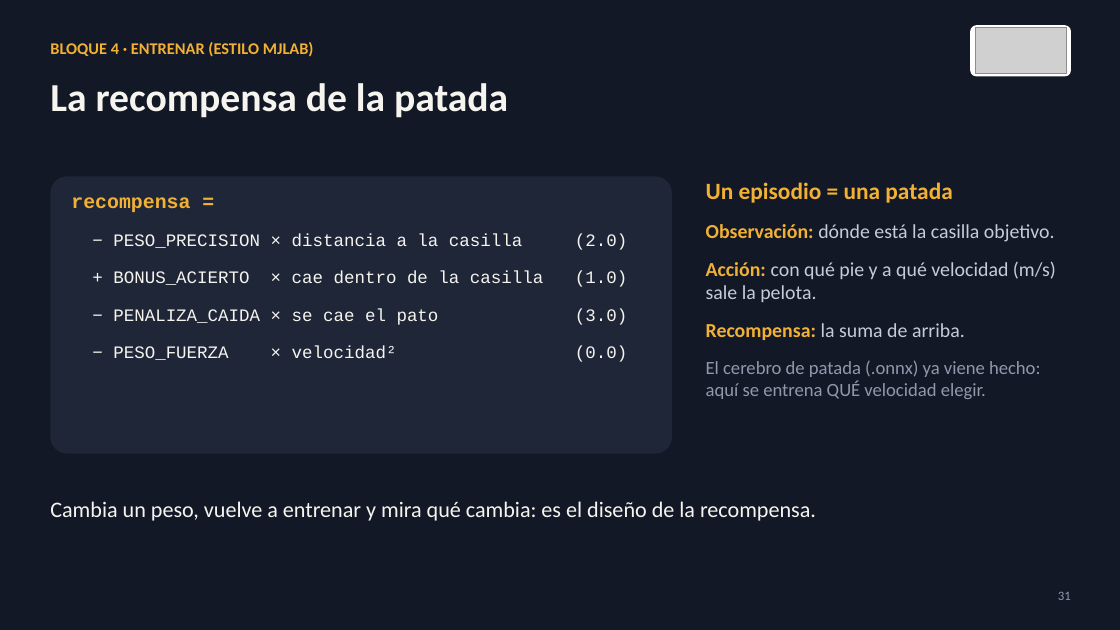
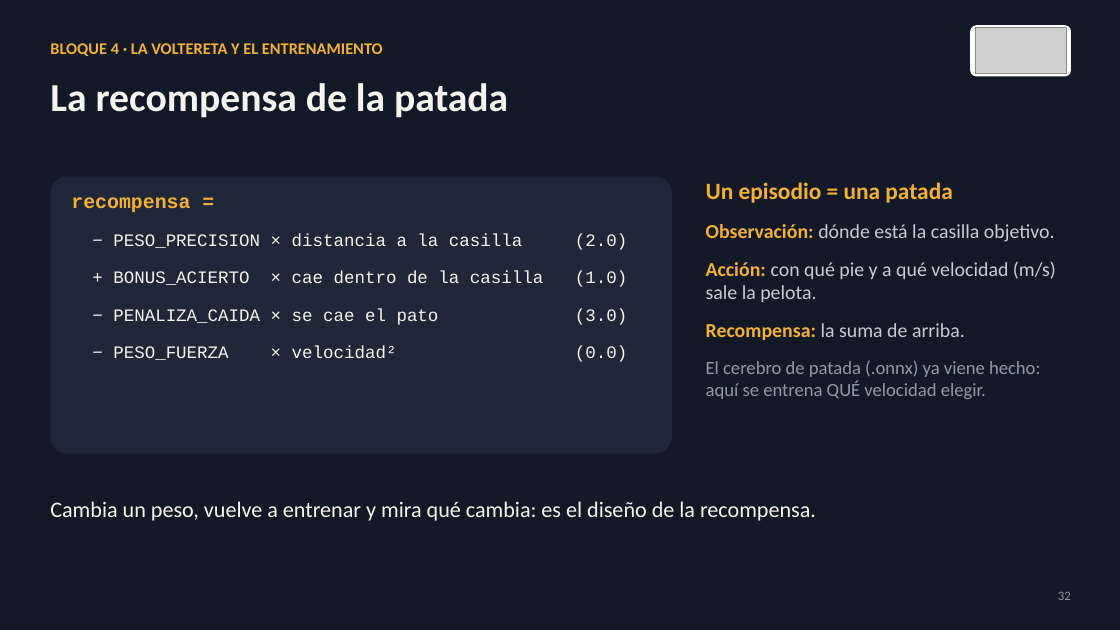
Before and after one commit to david2526IA/taller_microduck_windows, a slide deck: slide 32 of workshop-ia-fisica/presentaciones/Presentacion_03_taller_completo.pptx (slide 31 before the commit). Drawn at 1120x630 pixels with LibreOffice and Linux fonts; fonts in the diff are those of the drawing; grey boxes stand for pictures. Boxes give left, top, right and bottom in pixels: in the first picture for what was removed or moved away, otherwise in the second. Text is boxed around its words. In the diff, an @@ line names an element or a change of style, - is before the commit and + after.

```diff
--- a/workshop-ia-fisica/presentaciones/Presentacion_03_taller_completo.pptx
+++ b/workshop-ia-fisica/presentaciones/Presentacion_03_taller_completo.pptx
@@ text at (50, 43, 383, 56): text changed @@
-BLOQUE 4 · ENTRENAR (ESTILO MJLAB)
+BLOQUE 4 · LA VOLTERETA Y EL ENTRENAMIENTO
@@ text at (1058, 592, 1071, 600): text changed @@
-31
+32
```
Also in this commit, not shown: 18 other slides changed, 1 slide added, 1 slide removed, 27 other files.
